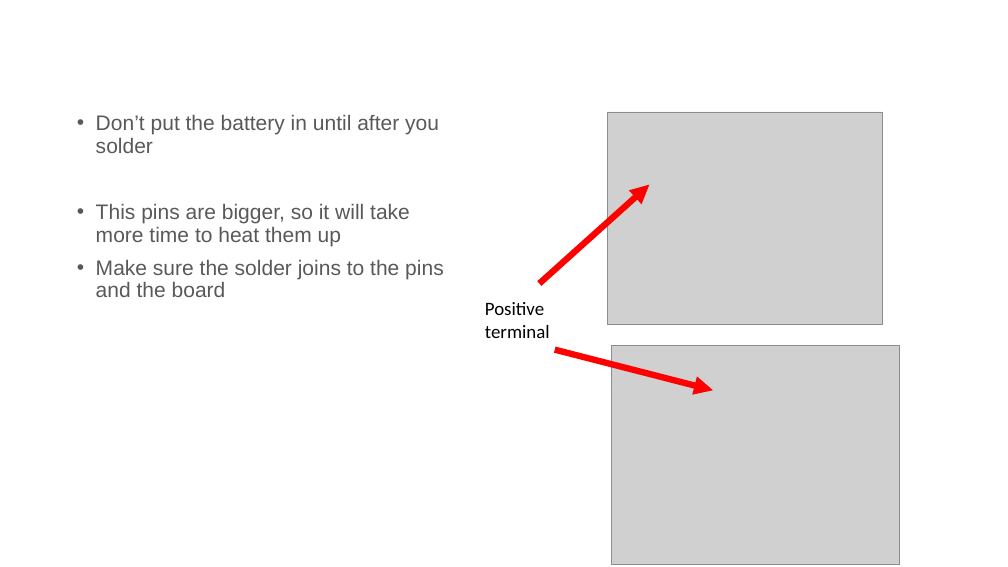
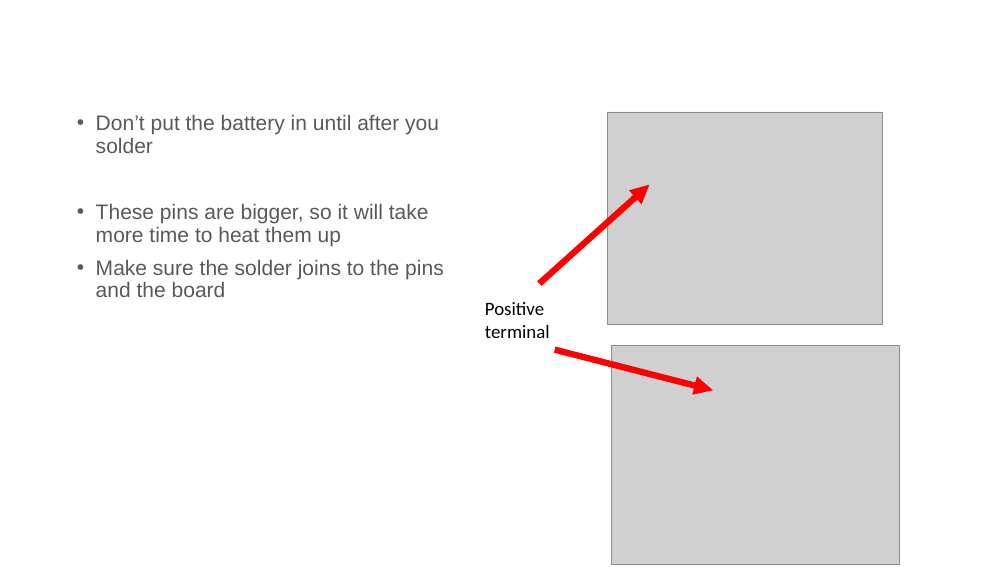
Before and after one commit to y-board/mini-workshop, a slide deck: slide 9 of presentation/yboard_mini_instructions.pptx. Drawn at 1008x567 pixels with LibreOffice and Linux fonts; fonts in the diff are those of the drawing; grey boxes stand for pictures; background and template pictures are left out. Boxes give left, top, right and bottom in pixels: in the first picture for what was removed or moved away, otherwise in the second. Text is boxed around its words. In the diff, an @@ line names an element or a change of style, - is before the commit and + after.

Commit message:
Fix some typos

```diff
--- a/presentation/yboard_mini_instructions.pptx
+++ b/presentation/yboard_mini_instructions.pptx
@@ text at <box>96,204,429,246</box>: text changed @@
-• This pins are bigger, so it will take more time to heat them up
+• These pins are bigger, so it will take more time to heat them up
```
Also in this commit, not shown: 5 other slides changed.
